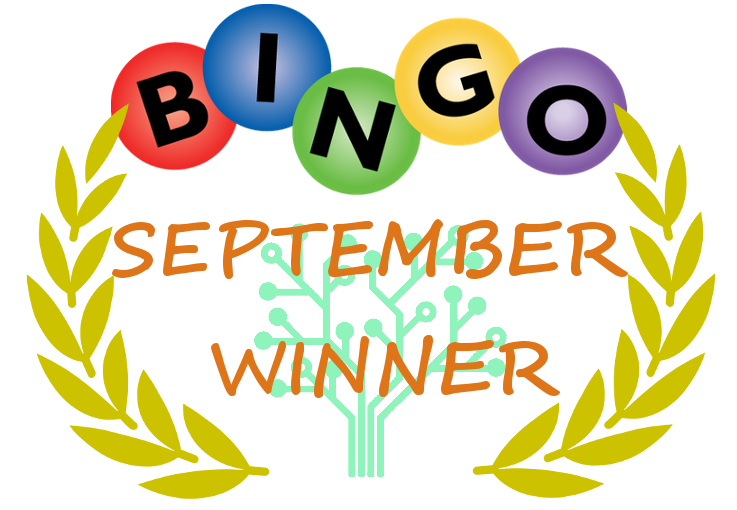
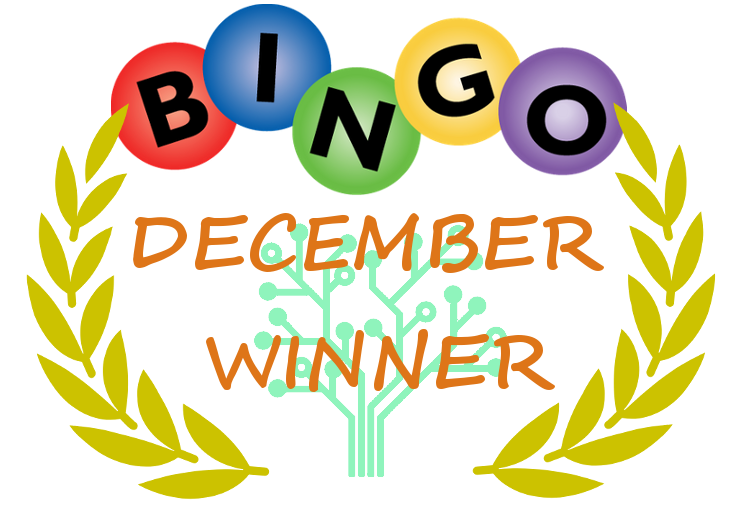
Layered file, before and after one edit (w=737, h=510). Changes by layer:
renamed "SEPTEMBER ..." to "DECEMBER ...", painted on it over [112, 213, 628, 398]
